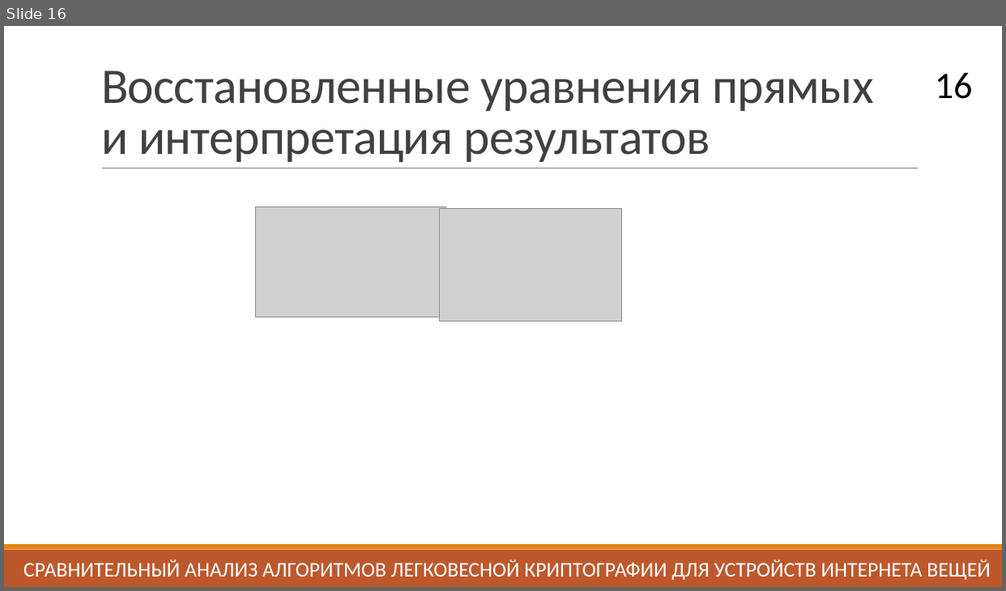
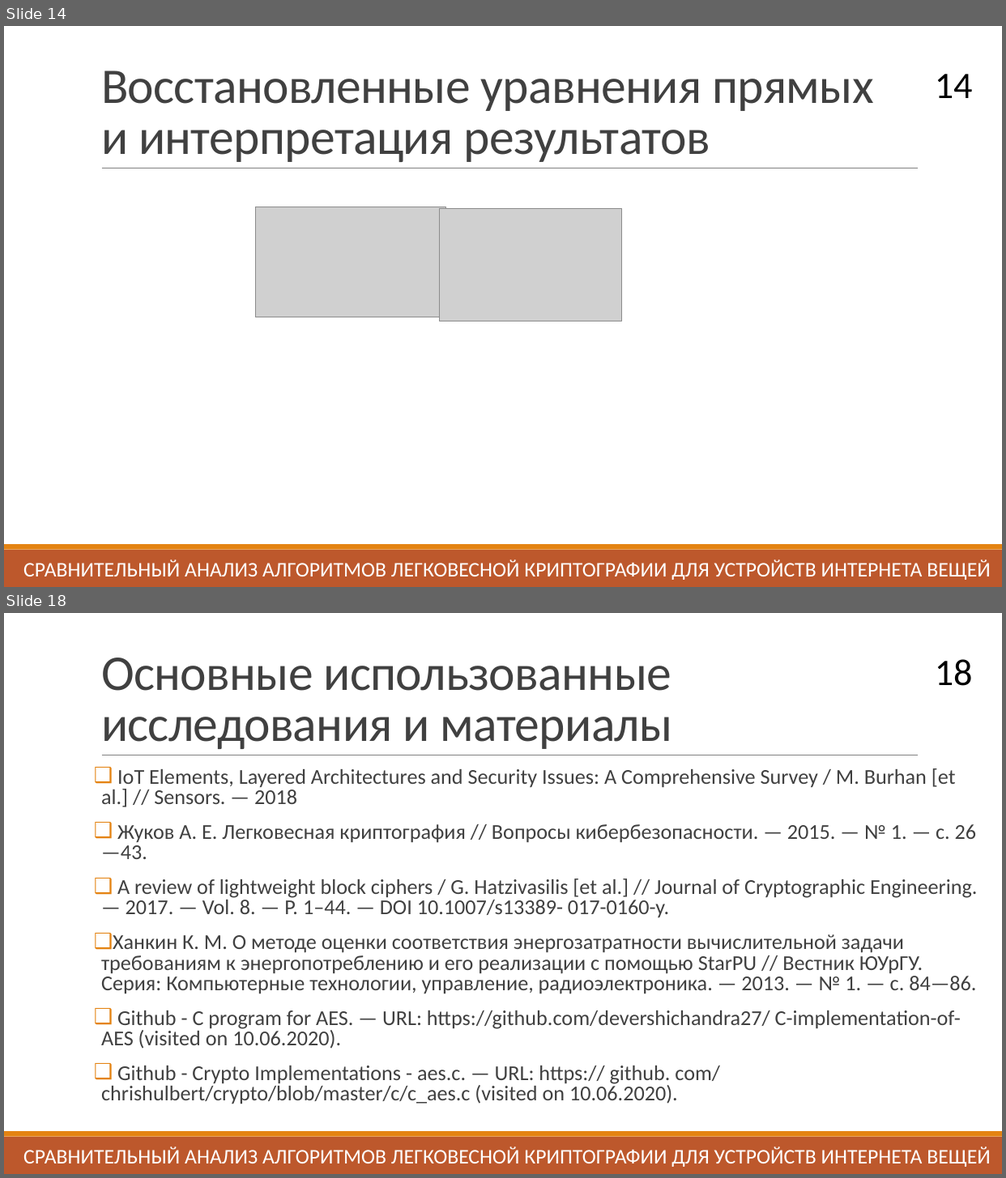
Before and after one commit to daniel-momot/GraduateWork, a slide deck: Выступление/Презентация.pptx. Shown one above the other, each under a label of ours: slide 16 before the commit, slides 14 and 18 after it; the slides between them are not shown. The pictures are 1006x591 and 1006x1178 pixels, drawn with LibreOffice and Linux fonts; fonts in the diff are those of the drawing; grey boxes stand for pictures. Boxes give left, top, right and bottom in pixels: in the first picture for what was removed or moved away, otherwise in the second. Text is boxed around its words. In the diff, an @@ line names an element or a change of style, - is before the commit and + after.

```diff
--- a/Выступление/Презентация.pptx
+++ b/Выступление/Презентация.pptx
@@ slide 18 added at bbox=[4, 613, 1002, 1174], background #FFFFFF; not listed: 3 template elements that a slide beside it also shows @@
@@ title added at bbox=[101, 658, 672, 749], 48 pt, text #404040 @@
+Основные использованные исследования и материалы
@@ page number added at bbox=[935, 659, 973, 686], 36 pt, text #000000 @@
+18
@@ text added at bbox=[101, 769, 977, 1105], 20.4 pt, text #404040 @@
+❑ IoT Elements, Layered Architectures and Security Issues: A Comprehensive Survey / M. Burhan [et al.] // Sensors. — 2018
+❑ Жуков А. Е. Легковесная криптография // Вопросы кибербезопасности. — 2015. — № 1. — с. 26—43.
+❑ A review of lightweight block ciphers / G. Hatzivasilis [et al.] // Journal of Cryptographic Engineering. — 2017. — Vol. 8. — P. 1–44. — DOI 10.1007/s13389- 017-0160-y.
+❑ Ханкин К. М. О методе оценки соответствия энергозатратности вычислительной задачи требованиям к энергопотреблению и его реализации с помощью StarPU // Вестник ЮУрГУ. Серия: Компьютерные технологии, управление, радиоэлектроника. — 2013. — № 1. — с. 84—86.
+❑ Github - C program for AES. — URL: https://github.com/devershichandra27/ C-implementation-of-AES (visited on 10.06.2020).
+❑ Github - Crypto Implementations - aes.c. — URL: https:// github. com/ chrishulbert/crypto/blob/master/c/c_aes.c (visited on 10.06.2020).
@@ text added at bbox=[23, 1147, 990, 1167], 20 pt, text #FFFFFF @@
+СРАВНИТЕЛЬНЫЙ АНАЛИЗ АЛГОРИТМОВ ЛЕГКОВЕСНОЙ КРИПТОГРАФИИ ДЛЯ УСТРОЙСТВ ИНТЕРНЕТА ВЕЩЕЙ
@@ what was slide 16 is now slide 14 @@
@@ page number at bbox=[935, 74, 973, 98]: text changed @@
-16
+14
```
Also in this commit, not shown: 10 slides changed, 1 other slide added, 1 slide removed.
